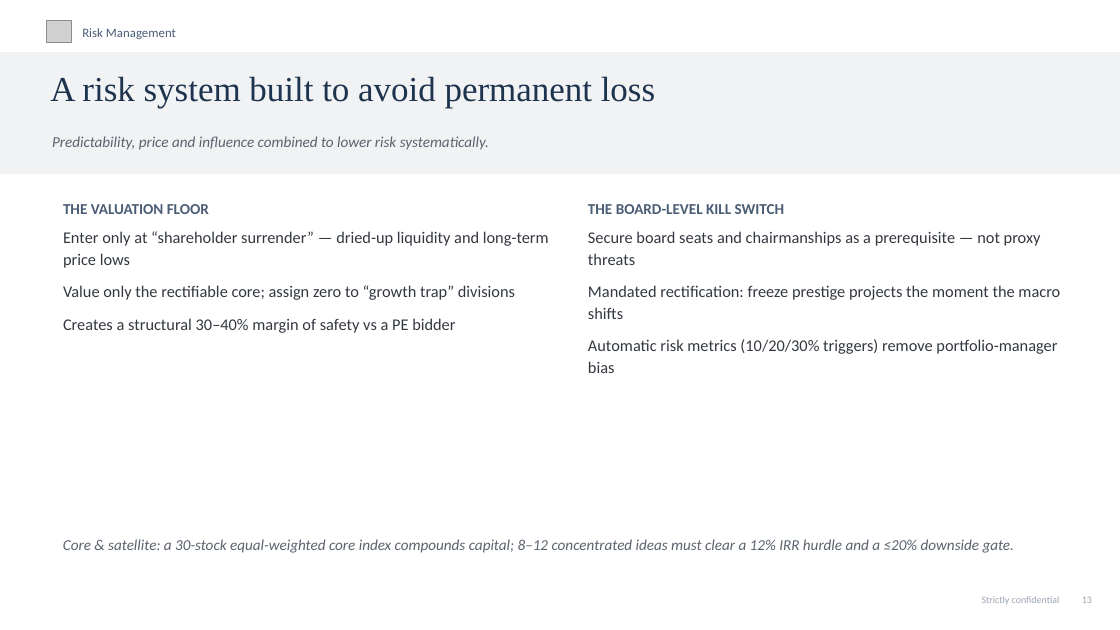
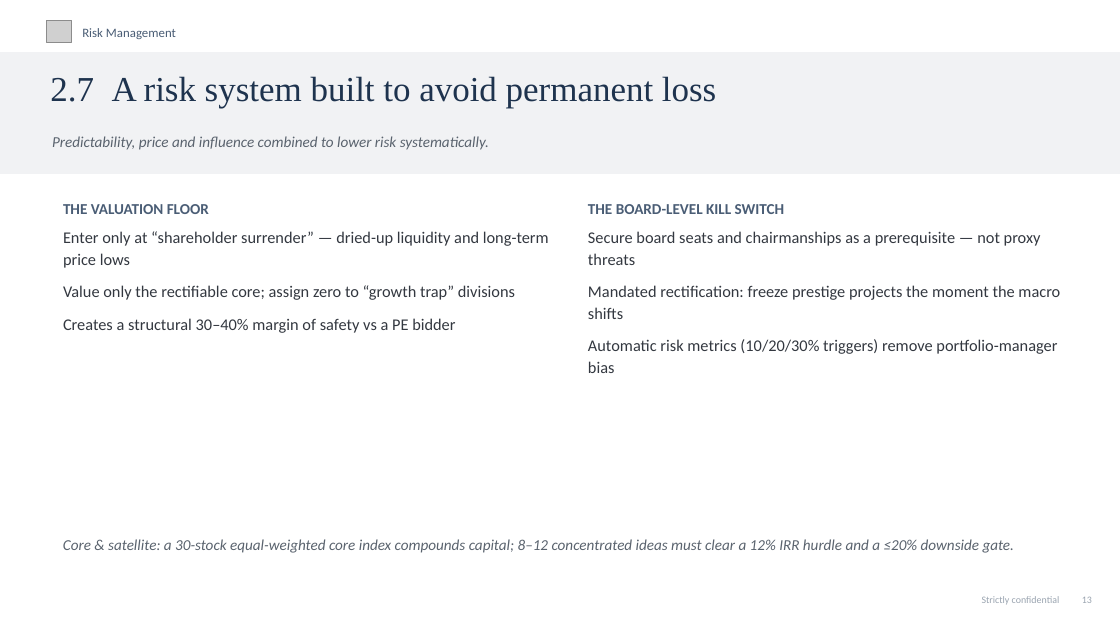
Before and after one commit to charette-lab/Claude, a slide deck: slide 16 of Athanase_Engaged_Ownership_Allocator_Deck.pptx. Drawn at 1120x630 pixels with LibreOffice and Linux fonts; fonts in the diff are those of the drawing; grey boxes stand for pictures. Boxes give left, top, right and bottom in pixels: in the first picture for what was removed or moved away, otherwise in the second. Text is boxed around its words. In the diff, an @@ line names an element or a change of style, - is before the commit and + after.

```diff
--- a/Athanase_Engaged_Ownership_Allocator_Deck.pptx
+++ b/Athanase_Engaged_Ownership_Allocator_Deck.pptx
@@ text at box(50, 76, 716, 108): text changed @@
-A risk system built to avoid permanent loss
+2.7 A risk system built to avoid permanent loss
```
Also in this commit, not shown: 21 other slides changed, 1 other file.
